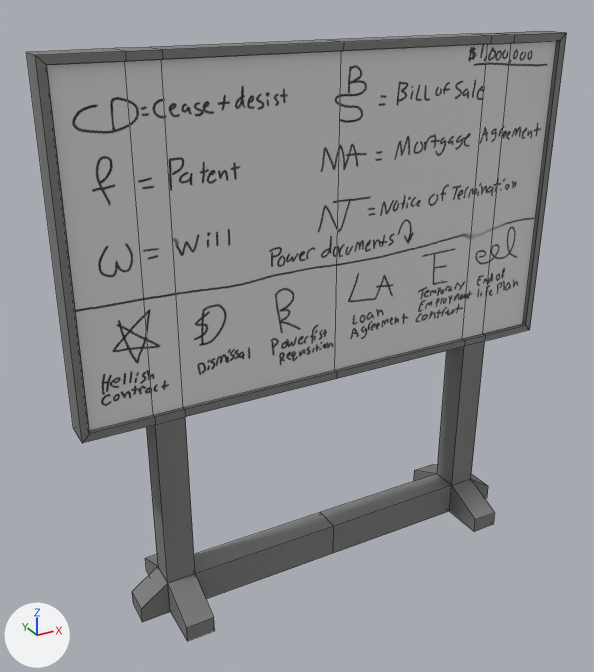
Before and after pictures for a commit that changed the Blender file Assets/3D Assets/Whiteboard.blend.
The view is the same before and after, from a camera (50 mm lens) standing at (-3.8, -6.25, 5.73) and looking at (-0.3, 0.12, 2.54). Arrows for +X, +Y and +Z are at lower left; the lights stay in place. Mesh edges are drawn as thin lines.
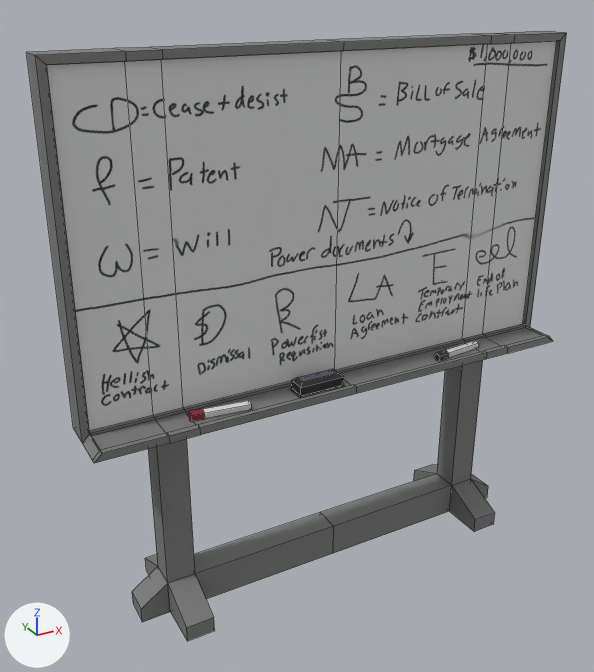
Boxes [x1, y1, x2, y2] around the edits, measured in the pictures (594 x 672 px):
```json
{"part": 1, "of": "me_cube_001", "change": "added", "after": [291, 369, 344, 398]}
{"part": 2, "of": "me_cube_001", "change": "added", "after": [188, 400, 251, 421]}
{"part": 3, "of": "me_cube_001", "change": "added", "after": [434, 340, 479, 361]}
{"part": 4, "of": "me_cube_001", "change": "built on", "before": [83, 325, 530, 443], "after": [82, 325, 553, 463]}
```

The change, as JSON lines over the scene's bpy script:
```json
{"block": "me_cube_001", "where": "# used by ob_cube; location = (0.0, 0.0, 0.0)"}
{"op": "remove", "block": "me_cube_001", "code": "me_cube_001.from_pydata(...)  # 100 vertices, 101 faces; spans x -2.5..2.5, y -0.58..0.56, z 0.03..5.22"}
{"op": "add", "block": "me_cube_001", "code": "me_cube_001.from_pydata(...)  # 192 vertices, 185 faces; spans x -2.5..2.5, y -0.58..0.56, z 0.03..5.22"}
{"block": "me_cube_001", "change": "me_cube_001 part 1: a new loose piece of 20 vertices spanning x -0.55..-0.07, y -0.39..-0.21, z 2.17..2.31, in mat_material_001 (picture img_untitled)"}
{"block": "me_cube_001", "change": "me_cube_001 part 2: a new loose piece of 15 vertices spanning x -1.59..-1.04, y -0.39..-0.24, z 2.16..2.25, in mat_material_001 (picture img_untitled)"}
{"block": "me_cube_001", "change": "me_cube_001 part 3: a new loose piece of 15 vertices spanning x 1.04..1.6, y -0.39..-0.25, z 2.16..2.25, in mat_material_001 (picture img_untitled)"}
{"block": "me_cube_001", "change": "me_cube_001 part 4"}
{"block": "me_cube_001", "change": "6 faces are deleted"}
{"block": "me_cube_001", "change": "14 vertices are added at x -2.43..2.43, y -0.45..-0.14, z 2.17"}
{"block": "me_cube_001", "change": "9 new vertices lie (0.0, -0.31, 0.0) away from vertices in x -2.5..2.5, y -0.14, z 2.12..2.2"}
{"block": "me_cube_001", "change": "9 new vertices lie (0.0, -0.04, 0.0) away from vertices in x -2.5..2.5, y -0.45, z 2.12..2.2"}
{"block": "me_cube_001", "change": "5 new vertices lie (0.0, 0.0, 0.08) away from vertices in x -1.85..1.85, y -0.49, z 2.12"}
{"block": "me_cube_001", "change": "5 new vertices lie (0.0, 0.04, 0.0) away from vertices in x -1.85..1.85, y -0.49, z 2.2"}
{"block": "me_cube_001", "change": "48 new faces join them, mat_material_002 (picture img_metal_png)"}
```
